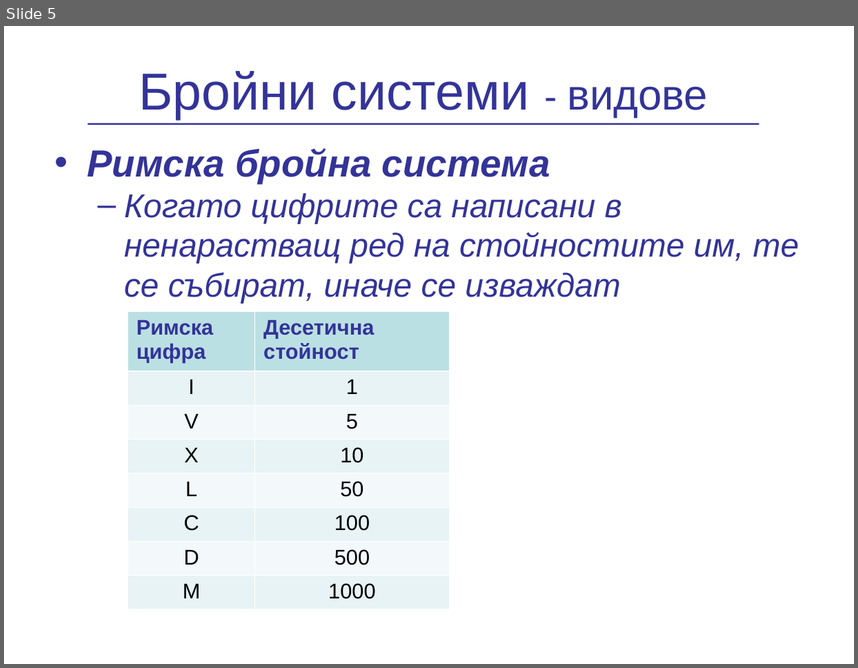
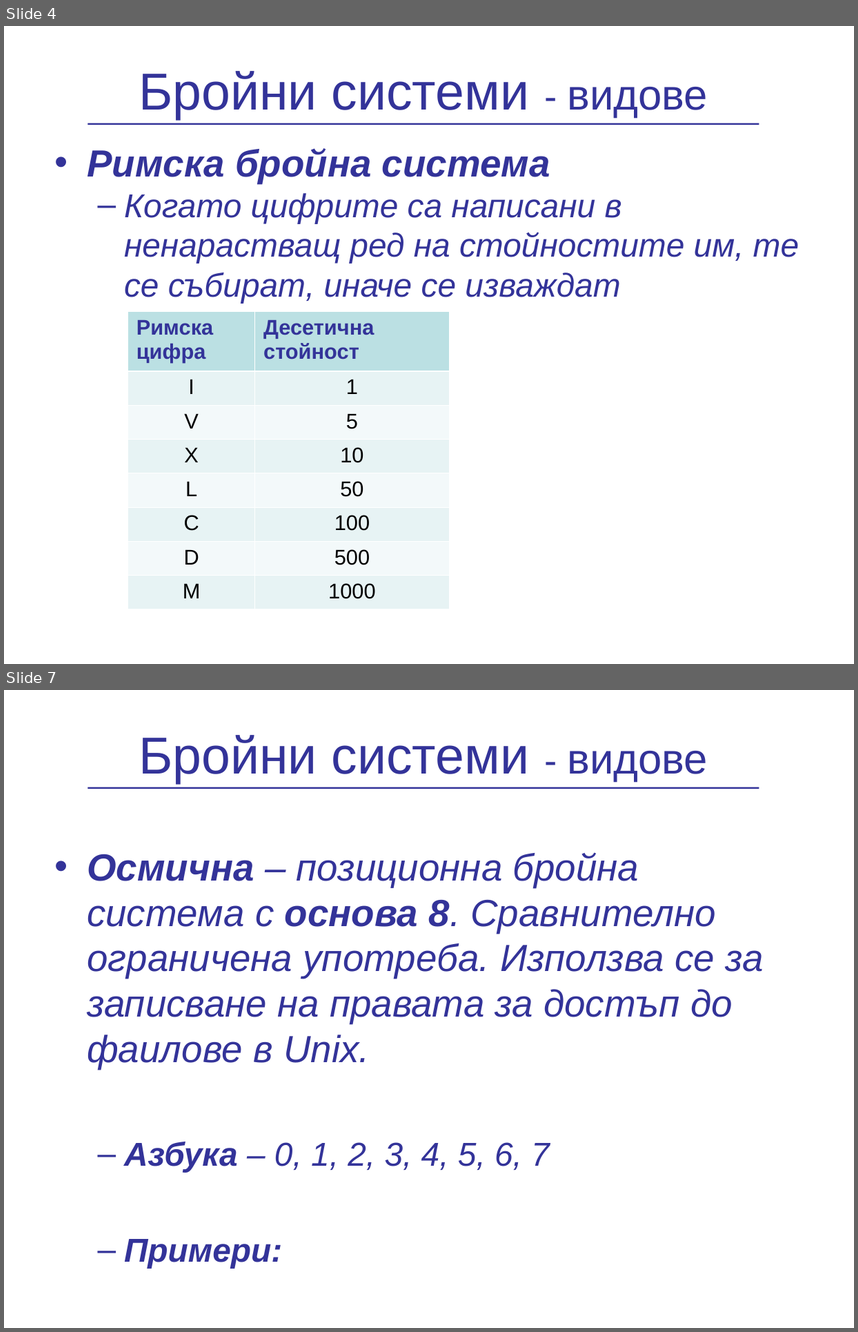
Before and after one commit to vpeevski/academy, a slide deck: Presentations/NumericalSystems/BroiniSistemi.ppt. Shown one above the other, each under a label of ours: slide 5 before the commit, slides 4 and 7 after it; the slides between them are not shown. The pictures are 858x668 and 858x1332 pixels, drawn with LibreOffice and Linux fonts; fonts in the diff are those of the drawing; background and template pictures are left out. Boxes give left, top, right and bottom in pixels: in the first picture for what was removed or moved away, otherwise in the second. Text is boxed around its words. In the diff, an @@ line names an element or a change of style, - is before the commit and + after.

```diff
--- a/Presentations/NumericalSystems/BroiniSistemi.ppt
+++ b/Presentations/NumericalSystems/BroiniSistemi.ppt
@@ slide 7 added at box(4, 690, 854, 1328), background picture (left out) @@
@@ title added at box(139, 735, 708, 783), 44 pt, text #333399 @@
+Бройни системи - видове
@@ line added from (87, 788) to (759, 788), #333399 1.5 pt @@
@@ text added at box(87, 852, 763, 1268), 32 pt, text #333399, italic @@
+• Осмична – позиционна бройна система с основа 8. Сравнително ограничена употреба. Използва се за записване на правата за достъп до фаилове в Unix.
+  – Азбука – 0, 1, 2, 3, 4, 5, 6, 7
+  – Примери:
@@ what was slide 5 is now slide 4 @@
```
Also in this commit, not shown: 2 slides changed, 5 other slides added, 1 slide removed.
